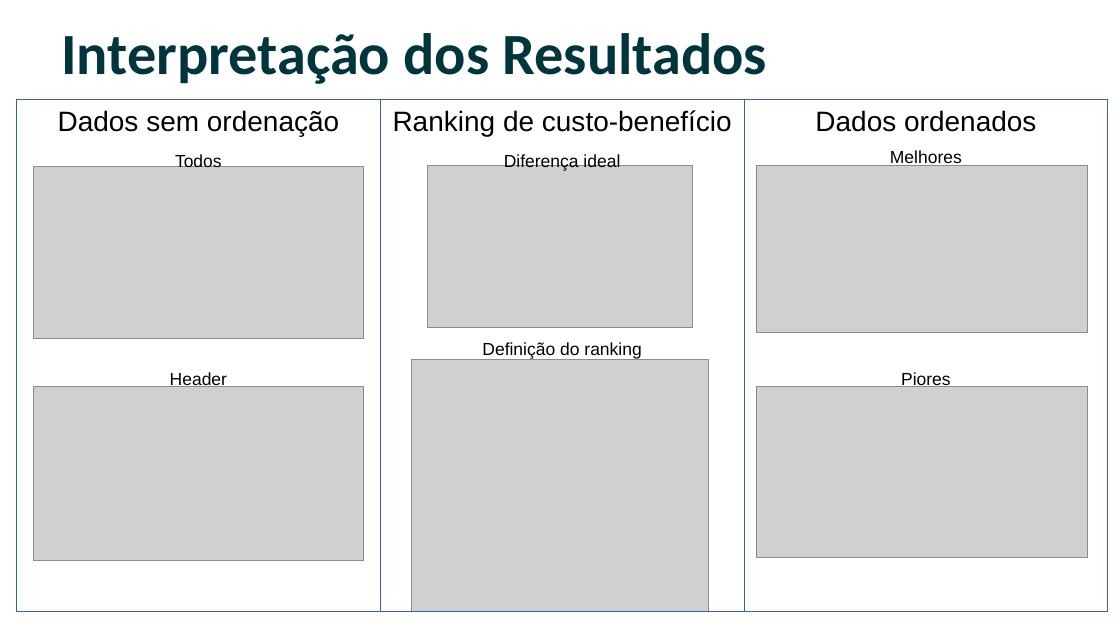
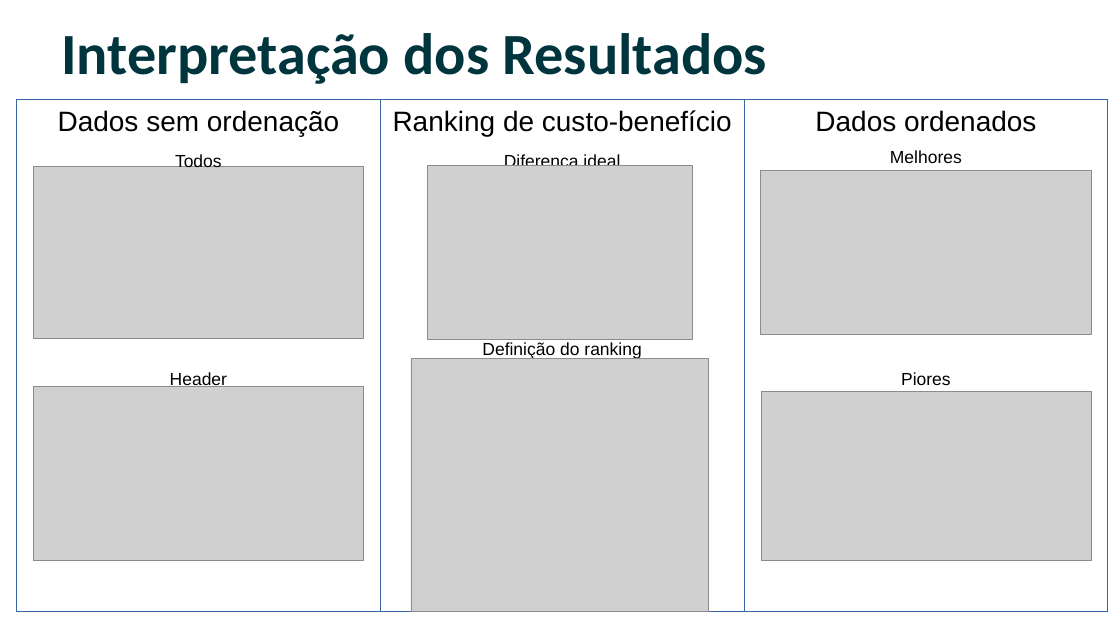
Before and after one commit to frlsouza/pmv_tcc_airbnb, a slide deck: slide 9 of Slides - Fabio Rafael - Ciência de Dados e Big Data.odp. Drawn at 1120x630 pixels with LibreOffice and Linux fonts; fonts in the diff are those of the drawing; grey boxes stand for pictures; background and template pictures are left out. Boxes give left, top, right and bottom in pixels: in the first picture for what was removed or moved away, otherwise in the second. Text is boxed around its words. In the diff, an @@ line names an element or a change of style, - is before the commit and + after.

```diff
--- a/Slides - Fabio Rafael - Ciência de Dados e Big Data.odp
+++ b/Slides - Fabio Rafael - Ciência de Dados e Big Data.odp
@@ picture: place and size @@
-picture at <box>428,166,692,328</box>
+picture at <box>428,166,692,339</box>
@@ picture: place and size @@
-picture at <box>756,166,1087,332</box>
+picture at <box>761,170,1092,334</box>
@@ picture: place and size @@
-picture at <box>756,387,1087,558</box>
+picture at <box>762,392,1092,560</box>
```
Also in this commit, not shown: 8 other files.
